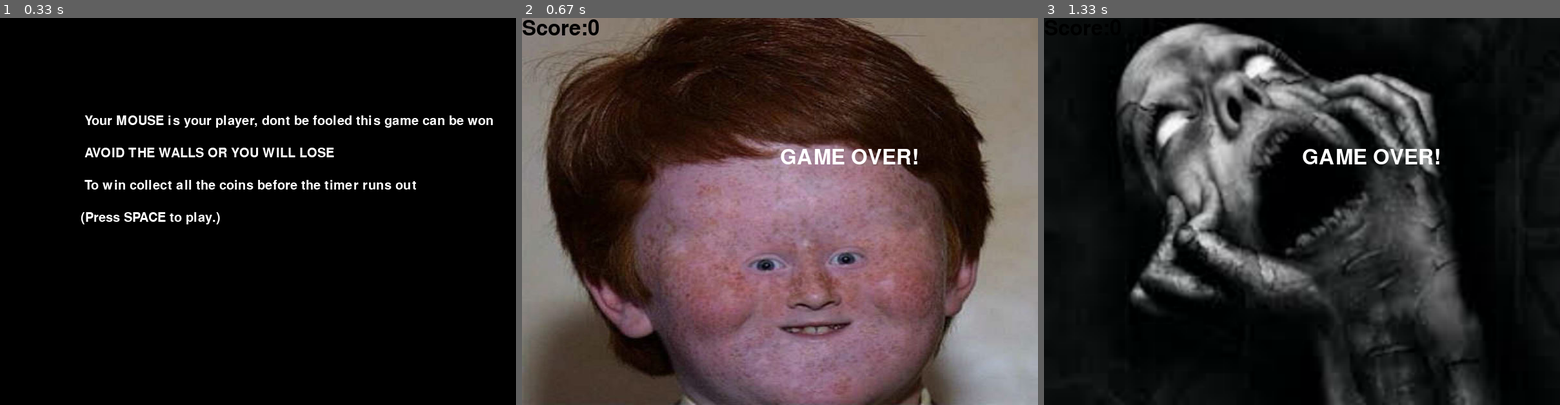
Above: before the commit, frames 1-3 (left to right).
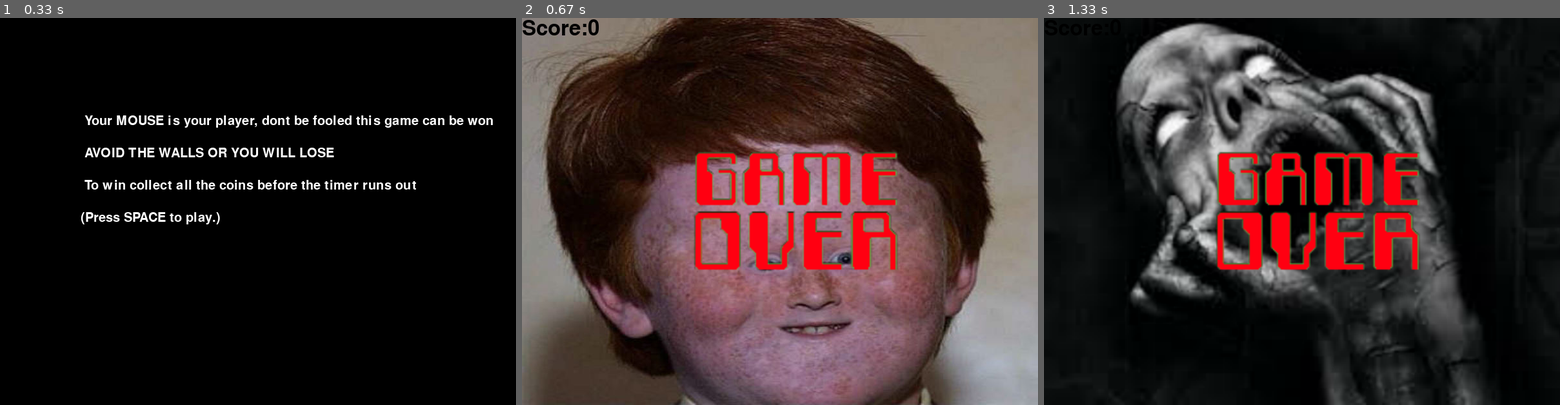
Above: after the commit, the same moments.

Repository: artsyone/my-first-python-programs
Game: pygame game, started from Avoid_Walls4_SavannaShaver.py
Two runs of this game, one before a commit and one after it. Both use one fixed random seed, a clock stepped at 60 frames per second and the inputs below.
Inputs (mouse positions are in pixels of both pictures, inside the frame that each line leads up to):
- Up to frame 1 (0.33 s): no input
- Up to frame 2 (0.67 s): click (945, 199) at 0.38 s
- Up to frame 3 (1.33 s): tap Space at 0.67 s

Frame 1 is identical in both runs. In frame 2, 6.9% of the frame differs, in the area x 33-77%, y 33-66%; in frame 3, 6.9%.

Commit message:
Add files via upload

Diff:
--- a/Avoid_Walls4_SavannaShaver.py
+++ b/Avoid_Walls4_SavannaShaver.py
@@ -40,6 +40,7 @@
 pug3 = pygame.image.load("images/pug3.jpg")
 pug4 = pygame.image.load("images/pug4.jpg")
 pug5 = pygame.image.load("images/pug5.jpg")
+over = pygame.image.load("images/gameover.png")
 
 
 # Make a player
@@ -63,8 +64,11 @@
 wall9 =  [350, 100, 25, 200]
 wall10 =  [425, 200,400, 25]
 wall11 =  [0,445,400, 25]
-
-walls = [wall1, wall2, wall3, wall4,wall5,wall6,wall7,wall8,wall9,wall10,wall11]
+wall12 =  [-20,0,25, 800]
+wall13 =  [795,0,25, 800]
+wall14 =  [0,595,800, 25]
+
+walls = [wall1, wall2, wall3, wall4,wall5,wall6,wall7,wall8,wall9,wall10,wall11,wall12,wall13,wall14]
 
 # Make coins
 coin1 = [300, 500, 25, 25]
@@ -239,6 +243,9 @@
         pygame.draw.rect(screen, color, [wall9[0], wall9[1],wall9[2],wall9[3]])
         pygame.draw.rect(screen, color, [wall10[0], wall10[1],wall10[2],wall10[3]])
         pygame.draw.rect(screen, color, [wall11[0], wall11[1],wall11[2],wall11[3]])
+        pygame.draw.rect(screen, color, [wall12[0], wall12[1],wall12[2],wall12[3]])
+        pygame.draw.rect(screen, color, [wall13[0], wall13[1],wall13[2],wall13[3]])
+        pygame.draw.rect(screen, color, [wall14[0], wall14[1],wall14[2],wall14[3]])
         pygame.draw.rect(screen, WHITE, [player1[0], player1[1], player1[2], player1[3]])
 
 
@@ -277,9 +284,8 @@
             yell.play()
 
             font = pygame.font.Font(None, 48)
-            text = font.render("GAME OVER!", 1, WHITE)
+            screen.blit(over,(225,100))
             text1 = font.render("Score:" + str(score1), 1, BLACK)
-            screen.blit(text, [400, 200])
             screen.blit(text1, [0, 0])
 
 
Binary file added: images/gameover.jpg
Binary file added: images/gameover.png
Binary file changed: images/pug3.jpg
Binary file changed: images/pug4.jpg
